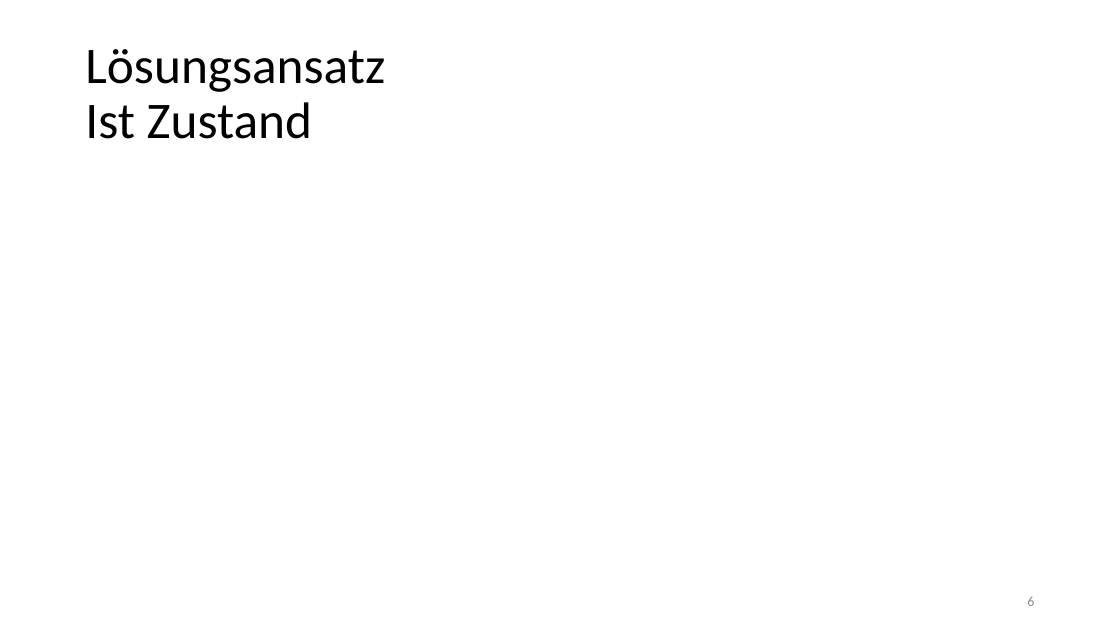
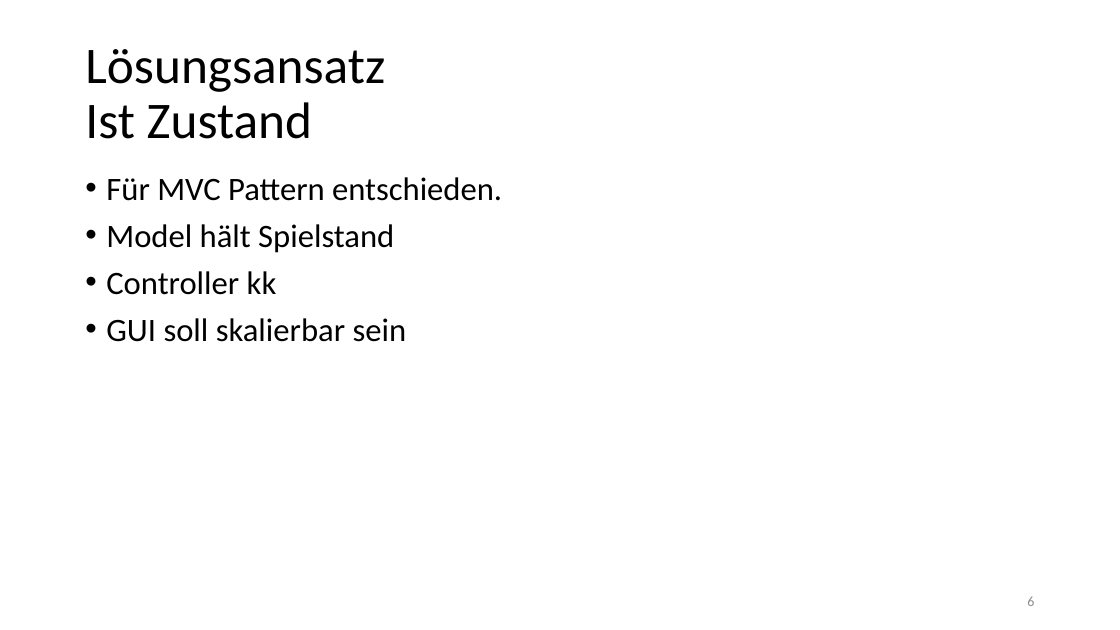
Before and after one commit to brodermar/wwm, a slide deck: slide 6 of documentation/wwmp.pptx. Drawn at 1120x630 pixels with LibreOffice and Linux fonts; fonts in the diff are those of the drawing. Boxes give left, top, right and bottom in pixels: in the first picture for what was removed or moved away, otherwise in the second. Text is boxed around its words. In the diff, an @@ line names an element or a change of style, - is before the commit and + after.

Commit message:
presentation

```diff
--- a/documentation/wwmp.pptx
+++ b/documentation/wwmp.pptx
@@ text added at (106,177,502,342), 28 pt, text #000000 @@
+• Für MVC Pattern entschieden.
+• Model hält Spielstand
+• Controller kk
+• GUI soll skalierbar sein
```
Also in this commit, not shown: 3 other slides changed, 2 other files.
